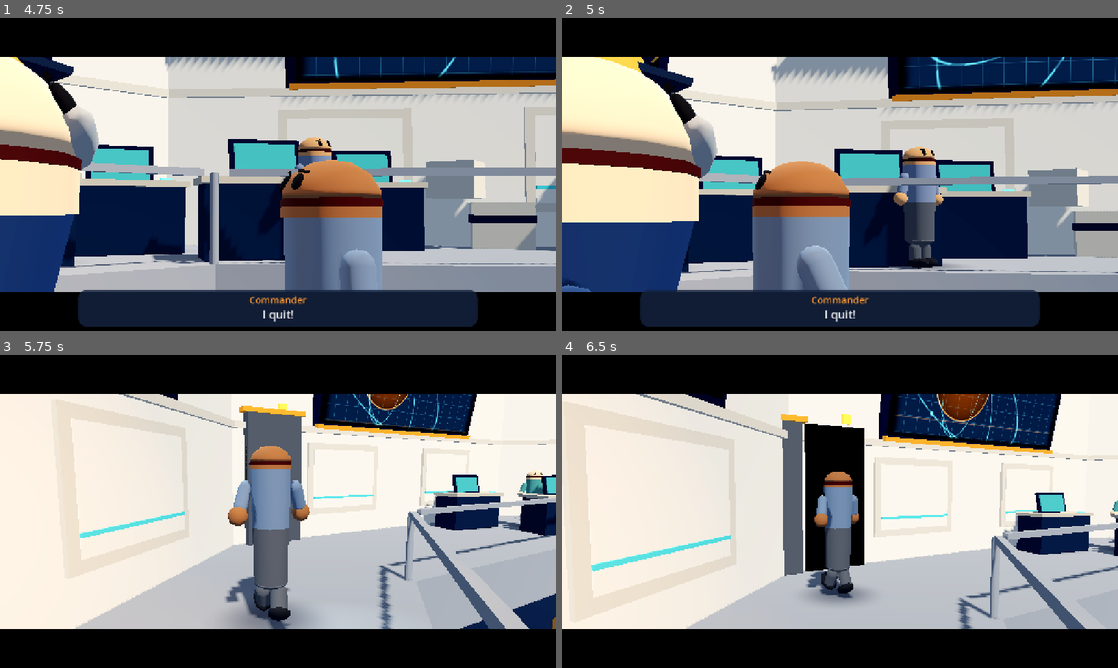
Above: before the commit, frames 1-4 (two rows, left to right).
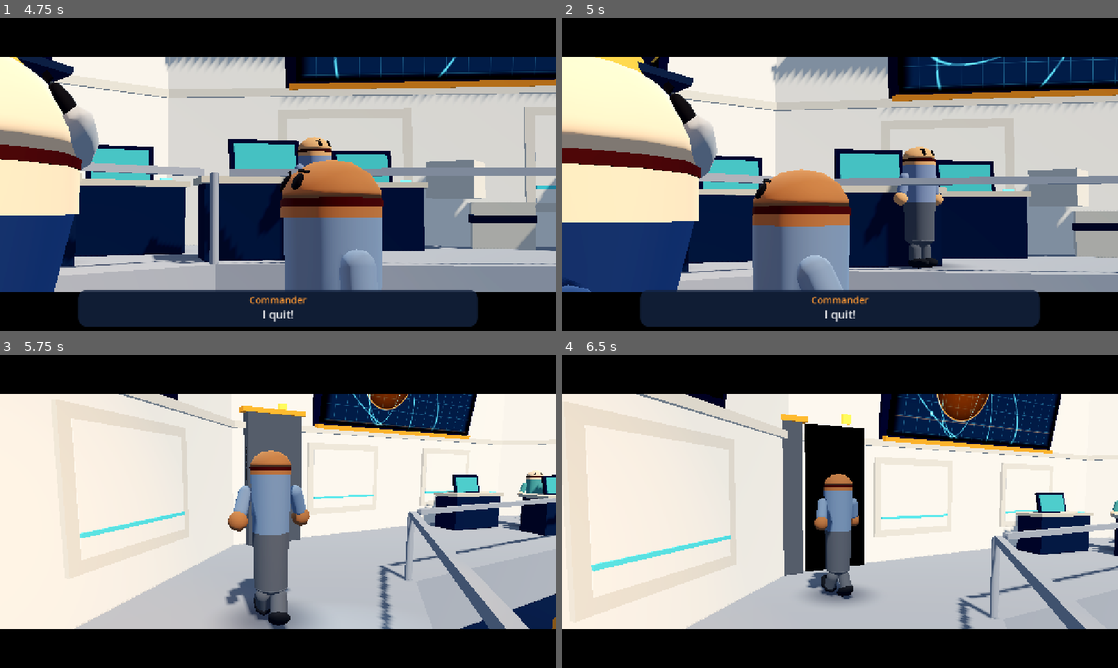
Above: after the commit, the same moments.

Repository: Kaleb-45/how-did-we-get-here
Game: Godot game, scene res://scenes/intro.tscn
Two runs of this game, one before a commit and one after it. Both use one fixed random seed, a clock stepped at 60 frames per second and the inputs below.
Inputs (mouse positions are in pixels of both pictures, inside the frame that each line leads up to):
- Up to frame 1 (4.75 s): click "Uh... okay?" at 0.5 s; move the mouse to (400, 158) at 1.27 s; hold D 1.28-2.03 s; tap E at 1.35, 2.85, 4.35 s; click (400, 158) at 1.42 s; tap Space at 1.52, 1.82, 2.27, 2.57, 3.77, 4.07, 4.52 s; move the mouse to (166, 190) at 2.02 s; hold S 2.03-2.78 s; tap Tab at 2.1, 3.6 s; move the mouse to (333, 105) at 2.77 s; hold D 2.78-3.53 s; move the mouse to (250, 237) at 3.52 s; hold W 3.53-4.28 s; click (250, 237) at 3.67 s; move the mouse to (444, 221) at 4.27 s; hold A from 4.28 s (still down)
- Up to frame 2 (5 s): keep holding A; tap Space at 4.82 s; tap Escape (ui_cancel) at 4.9 s
- Up to frame 3 (5.75 s): keep holding A; move the mouse to (111, 464) at 5.02 s; tap Tab at 5.1 s; tap Space at 5.27, 5.57 s
- Up to frame 4 (6.5 s): move the mouse to (867, 511) at 5.77 s; release A at 5.78 s; hold S from 5.78 s (still down); tap E at 5.85 s; click (867, 511) at 5.92 s

Frame 1 is identical in both runs. In frame 2, 2.8% of the frame differs, in the area x 34-52%, y 45-87%; in frame 3, 1.5%; in frame 4, 0.6%.

Commit message:
Fix walk bob direction, reset arms when walking stops, correct materials README
Co-Authored-By: Claude Opus 5.5 <noreply@anthropic.com>

Diff:
--- a/scripts/characters/character_base.gd
+++ b/scripts/characters/character_base.gd
@@ -131,7 +131,7 @@
 	if _leg_l:
 		_leg_l.rotation.x = swing * walk_leg_swing
 		_leg_r.rotation.x = -swing * walk_leg_swing
-	rig.position.y = absf(swing) * walk_bob_height
+	rig.position.y = (1.0 - absf(swing)) * walk_bob_height   # highest when the legs pass under the body
 	rig.rotation.z = 0.0
 	arm_l.rotation.x = -swing * walk_leg_swing * 0.8
 	if not _arm_busy:
@@ -146,6 +146,9 @@
 			_leg_l.rotation.x = 0.0
 			_leg_r.rotation.x = 0.0
 		rig.position.y = 0.0
+		arm_l.rotation.x = 0.0
+		if not _arm_busy:
+			arm_r_node.rotation.x = 0.0
 
 
 func _queue_rebuild() -> void:
